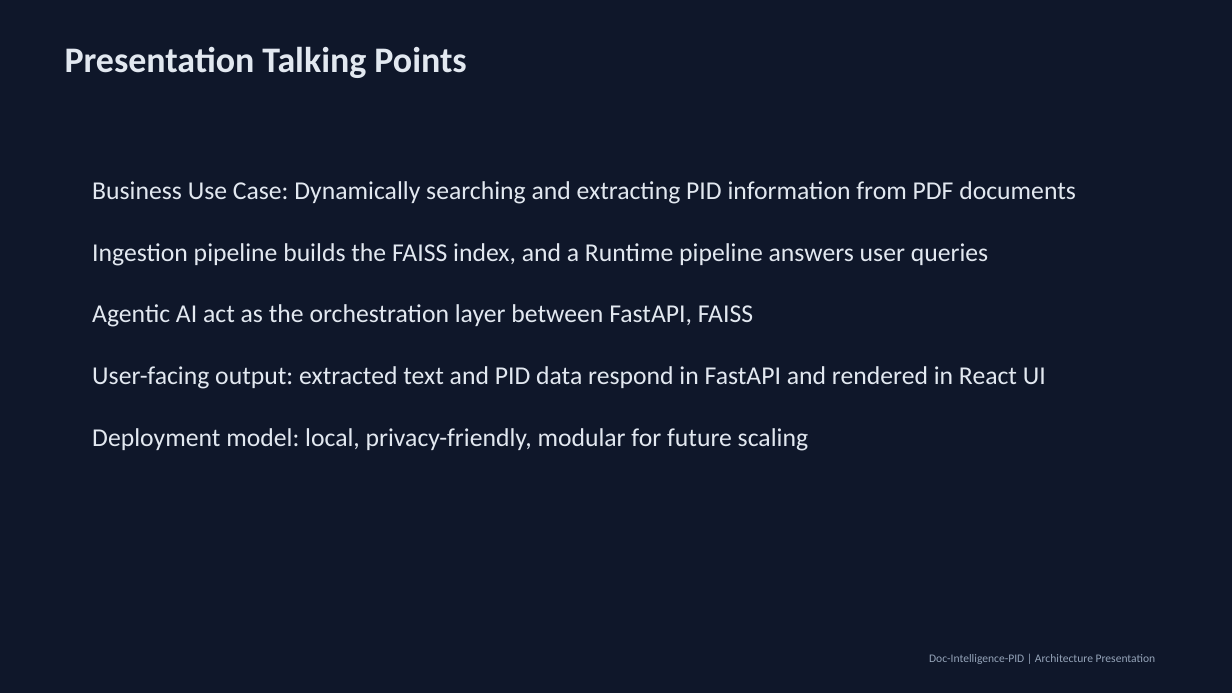
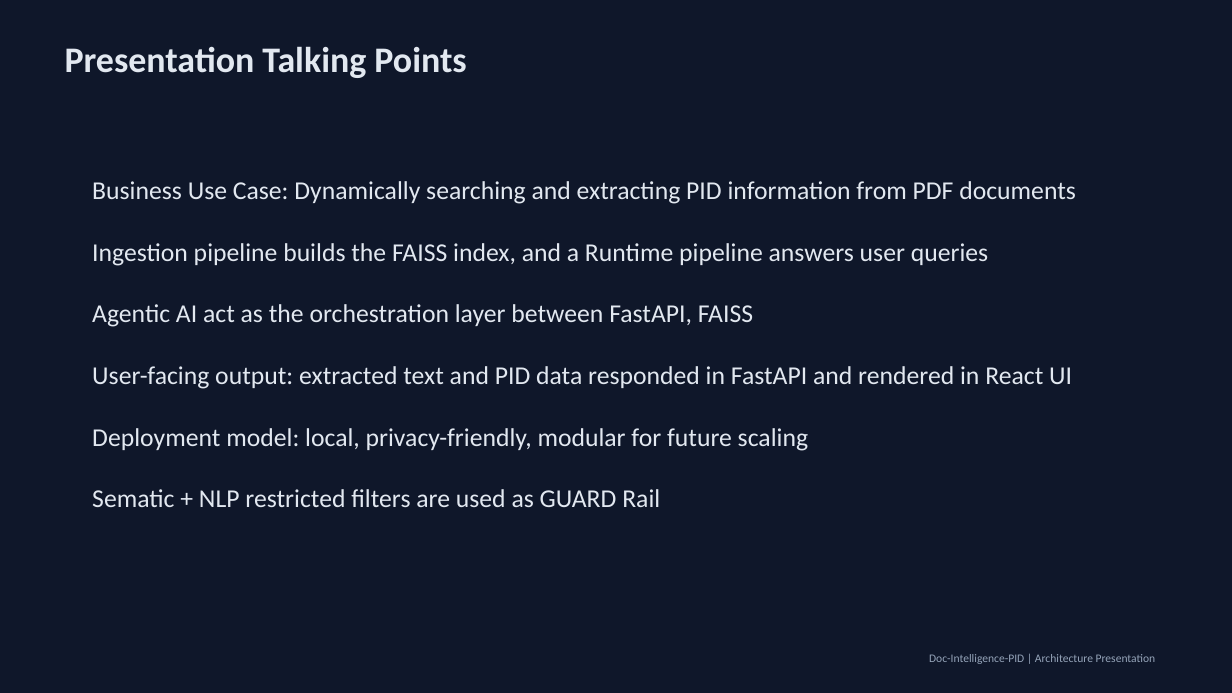
Before and after one commit to SriVinayaka/Doc-Intelligence-PID, a slide deck: slide 8 of Doc-Intelligence-PID-Presentation.pptx. Drawn at 1232x693 pixels with LibreOffice and Linux fonts; fonts in the diff are those of the drawing. Boxes give left, top, right and bottom in pixels: in the first picture for what was removed or moved away, otherwise in the second. Text is boxed around its words. In the diff, an @@ line names an element or a change of style, - is before the commit and + after.

```diff
--- a/Doc-Intelligence-PID-Presentation.pptx
+++ b/Doc-Intelligence-PID-Presentation.pptx
@@ text at box(92, 366, 1072, 389): text changed @@
-User-facing output: extracted text and PID data respond in FastAPI and rendered in React UI
+User-facing output: extracted text and PID data responded in FastAPI and rendered in React UI
@@ text at box(92, 489, 660, 507): paragraph added @@
+Sematic + NLP restricted filters are used as GUARD Rail
```
Also in this commit, not shown: 2 other slides changed.
